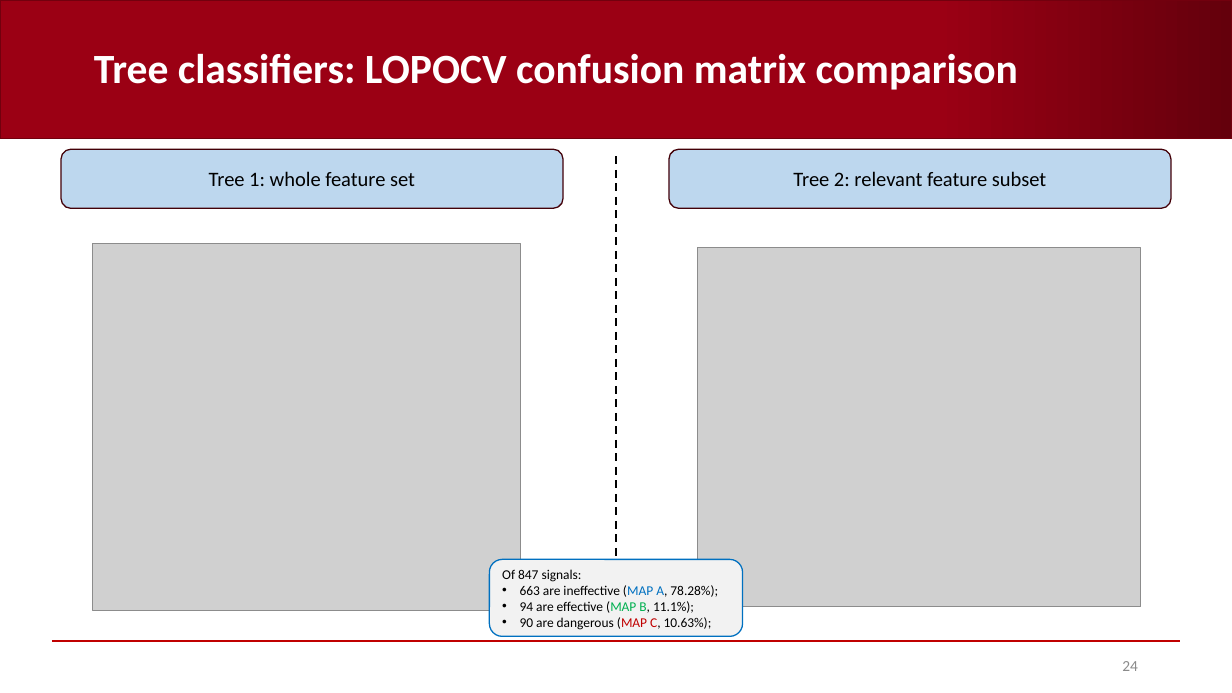
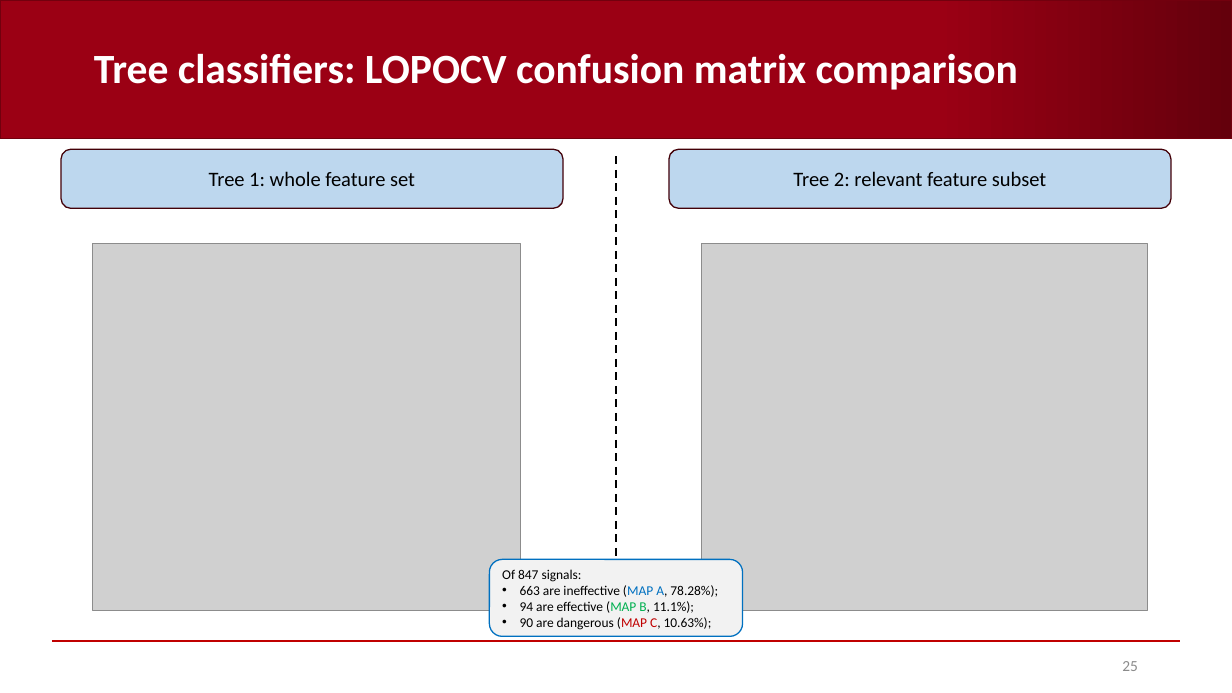
Before and after one commit to AndreaCorrado00/Tesi_magistrale_Corrado_Andrea, a slide deck: slide 25 of Documentation/9. Features and classification results V2.pptx (slide 24 before the commit). Drawn at 1232x693 pixels with LibreOffice and Linux fonts; fonts in the diff are those of the drawing; grey boxes stand for pictures; background and template pictures are left out. Boxes give left, top, right and bottom in pixels: in the first picture for what was removed or moved away, otherwise in the second. Text is boxed around its words. In the diff, an @@ line names an element or a change of style, - is before the commit and + after.

```diff
--- a/Documentation/9. Features and classification results V2.pptx
+++ b/Documentation/9. Features and classification results V2.pptx
@@ picture resized from (x1=698, y1=248, x2=1141, y2=607) to (x1=701, y1=243, x2=1148, y2=611) @@
@@ page number at (x1=1122, y1=661, x2=1138, y2=671): text changed @@
-24
+25
```
Also in this commit, not shown: 2 other slides changed, 1 slide added, 20 other files.
